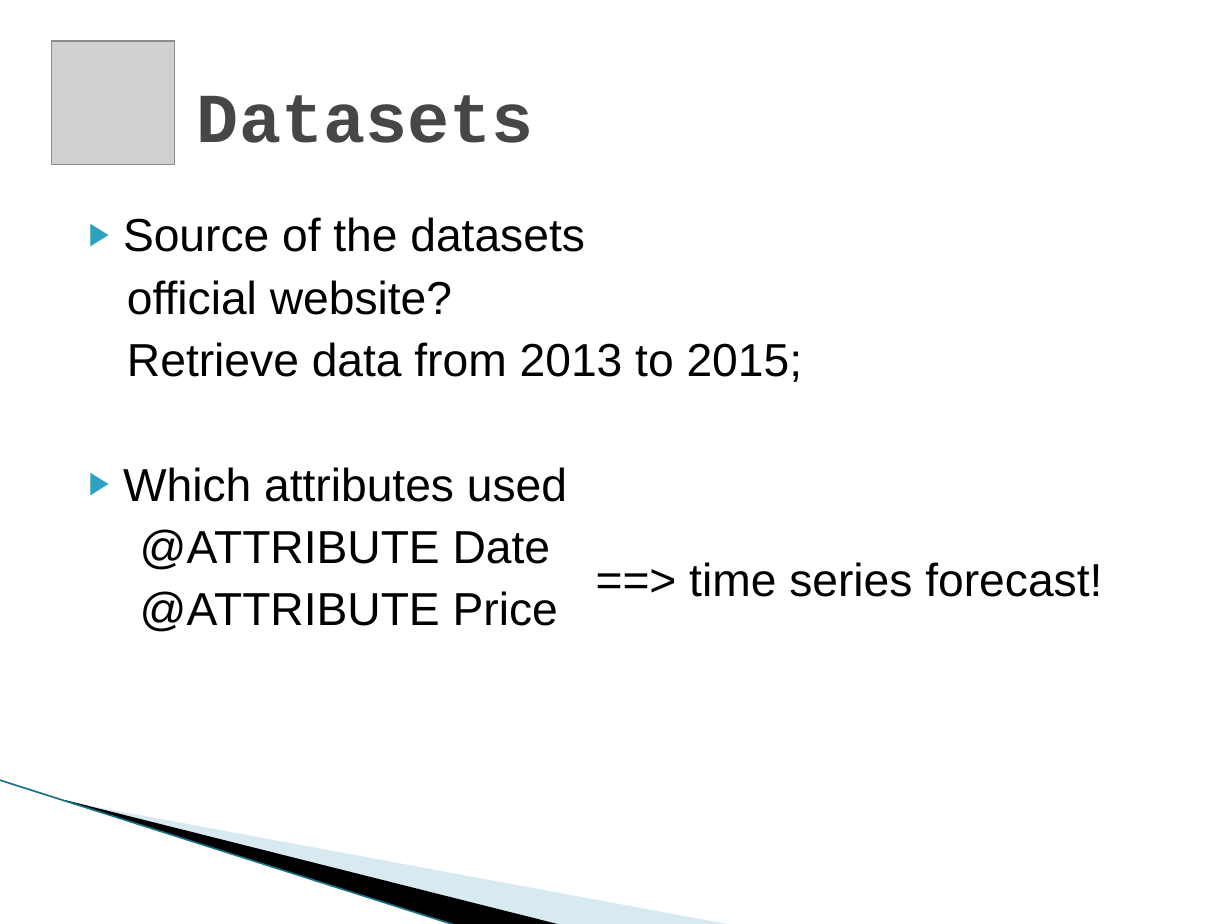
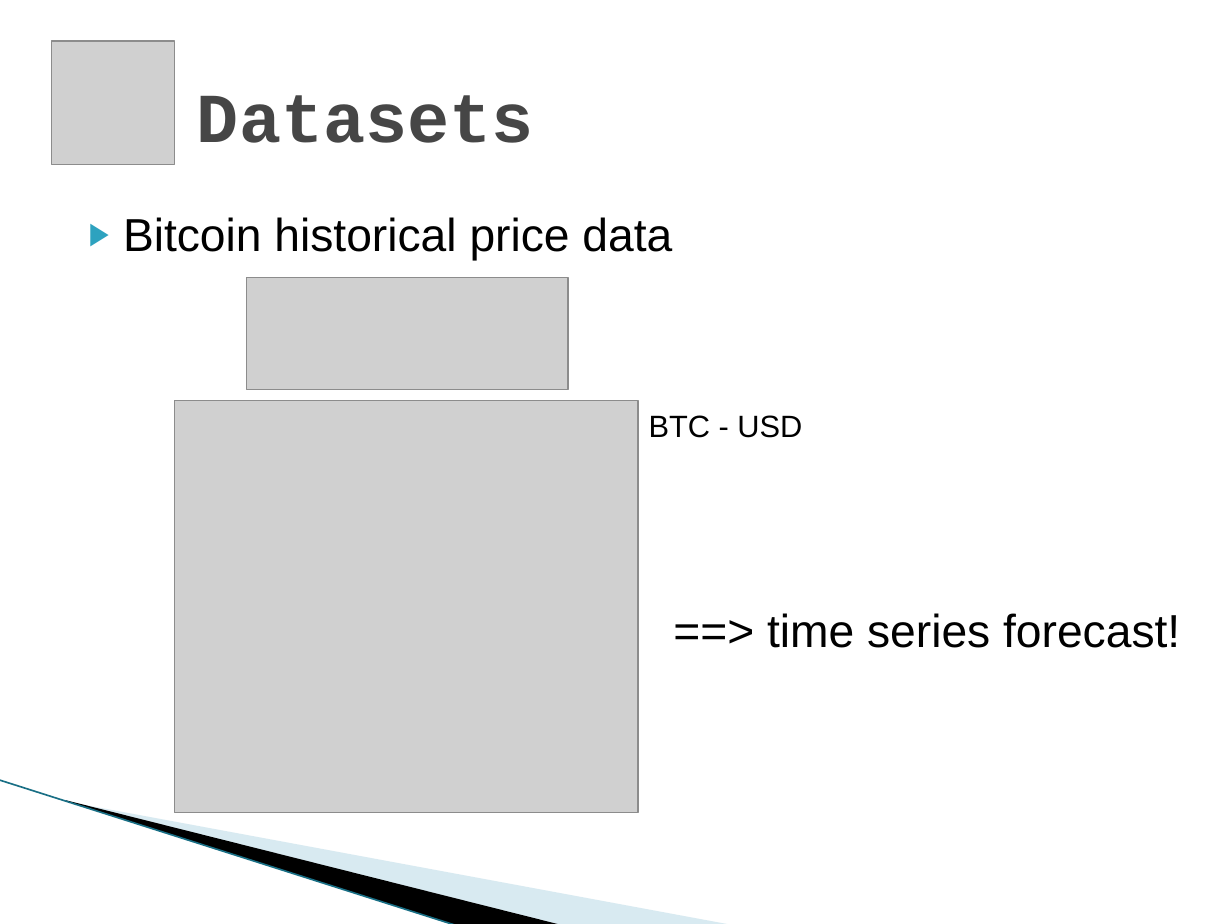
Before and after one commit to yyl/btc-price-analysis, a slide deck: slide 4 of DM_Project.pptx. Drawn at 1232x924 pixels with LibreOffice and Linux fonts; fonts in the diff are those of the drawing; grey boxes stand for pictures; background and template pictures are left out. Boxes give left, top, right and bottom in pixels: in the first picture for what was removed or moved away, otherwise in the second. Text is boxed around its words. In the diff, an @@ line names an element or a change of style, - is before the commit and + after.

Commit message:
slides updated

```diff
--- a/DM_Project.pptx
+++ b/DM_Project.pptx
@@ text at bbox=[123, 217, 672, 261]: text changed @@
-▶ Source of the datasets
-official website?
-Retrieve data from 2013 to 2015;
-▶ Which attributes used
-@ATTRIBUTE Date
-@ATTRIBUTE Price
+▶ Bitcoin historical price data
@@ picture added at bbox=[246, 277, 568, 389] @@
@@ picture added at bbox=[175, 400, 638, 813] @@
@@ text added at bbox=[649, 415, 802, 438], 18 pt, text #000000 @@
+BTC - USD
@@ text "==> time series forecast!": place and size @@
-text "==> time series forecast!" at bbox=[689, 562, 1102, 597]
+text "==> time series forecast!" at bbox=[767, 613, 1180, 648]
```
Also in this commit, not shown: 3 other slides changed, 10 slides added.
